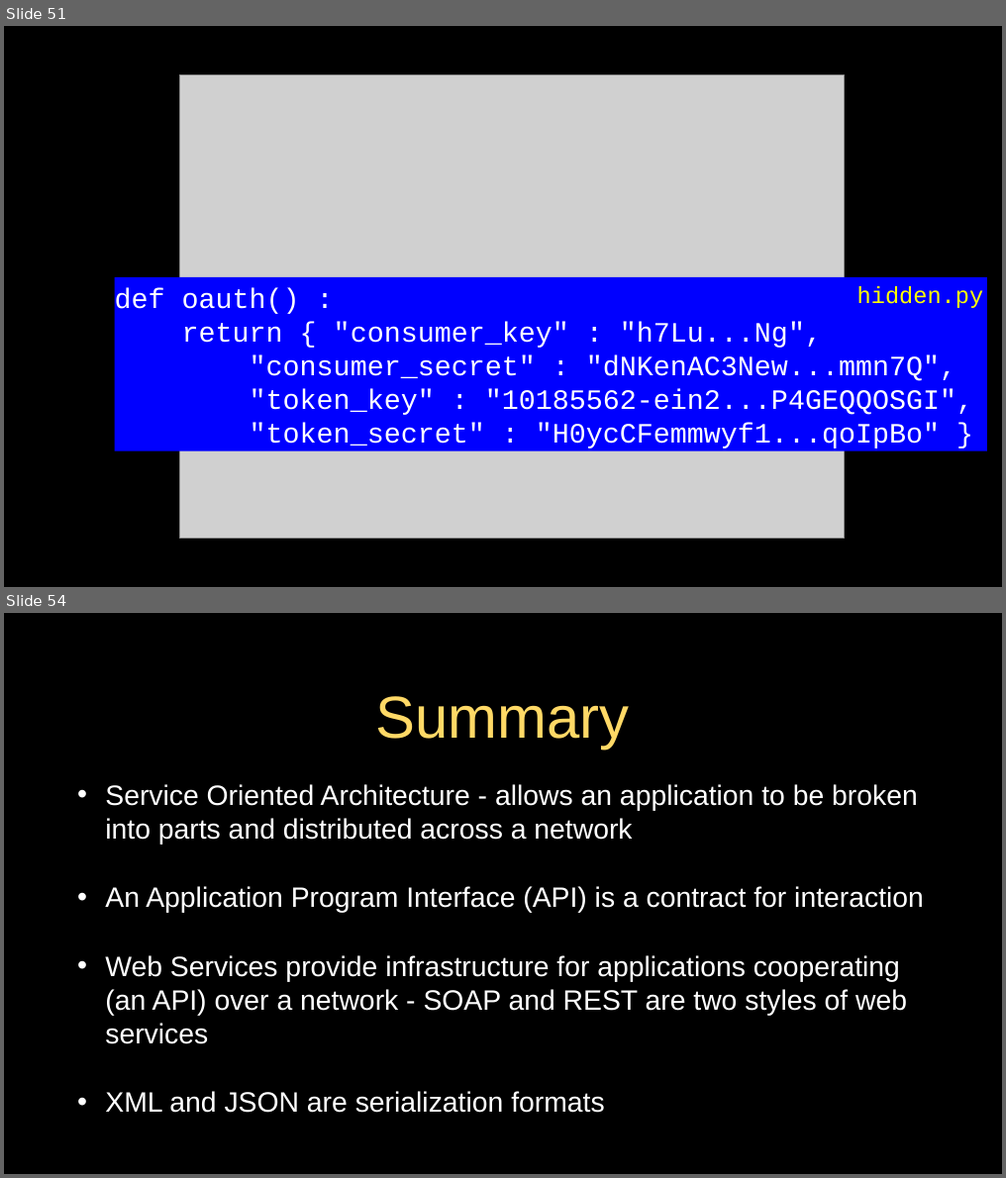
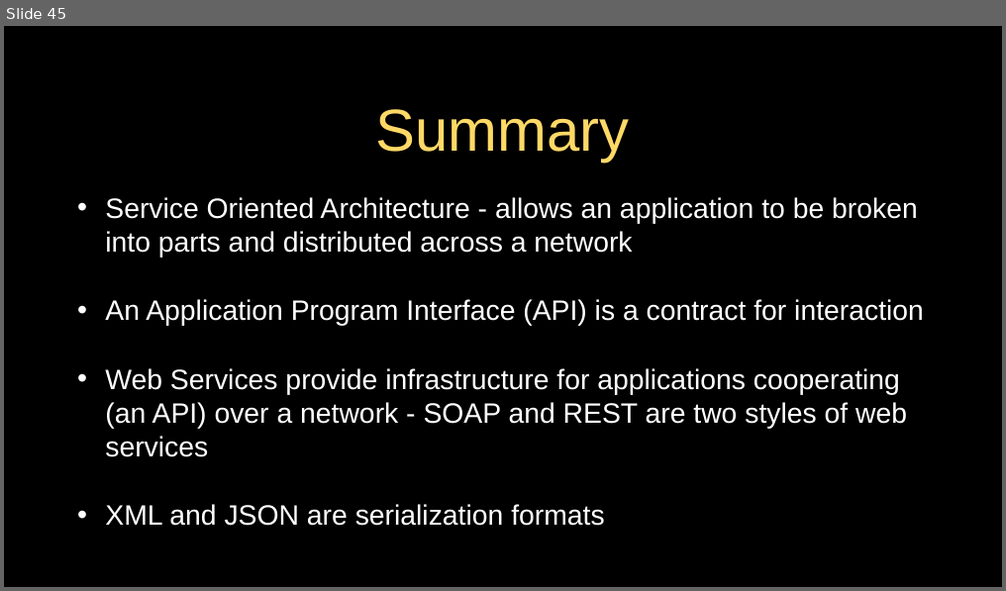
Before and after one commit to csev/py4e, a slide deck: lectures3/Pythonlearn-13-WebServices.pptx. Shown one above the other, each under a label of ours: slides 51 and 54 before the commit, slide 45 after it; the slides between them are not shown. The pictures are 1006x1178 and 1006x591 pixels, drawn with LibreOffice and Linux fonts; fonts in the diff are those of the drawing; grey boxes stand for pictures. Boxes give left, top, right and bottom in pixels: in the first picture for what was removed or moved away, otherwise in the second. Text is boxed around its words. In the diff, an @@ line names an element or a change of style, - is before the commit and + after.

```diff
--- a/lectures3/Pythonlearn-13-WebServices.pptx
+++ b/lectures3/Pythonlearn-13-WebServices.pptx
@@ slide 51 removed at [4,26,1002,587], background #000000; not listed: 1 template element that a slide beside it also shows @@
@@ picture removed at [179,75,844,539] @@
@@ rectangle removed at [115,277,987,452] @@
-def oauth() :
-return { "consumer_key" : "h7Lu...Ng",
-"consumer_secret" : "dNKenAC3New...mmn7Q",
-"token_key" : "10185562-ein2...P4GEQQOSGI",
-"token_secret" : "H0ycCFemmwyf1...qoIpBo" }
@@ text removed at [857,286,984,308] @@
-hidden.py
@@ what was slide 54 is now slide 45 @@
```
Also in this commit, not shown: 6 slides changed, 8 other slides removed, 1 other file.
